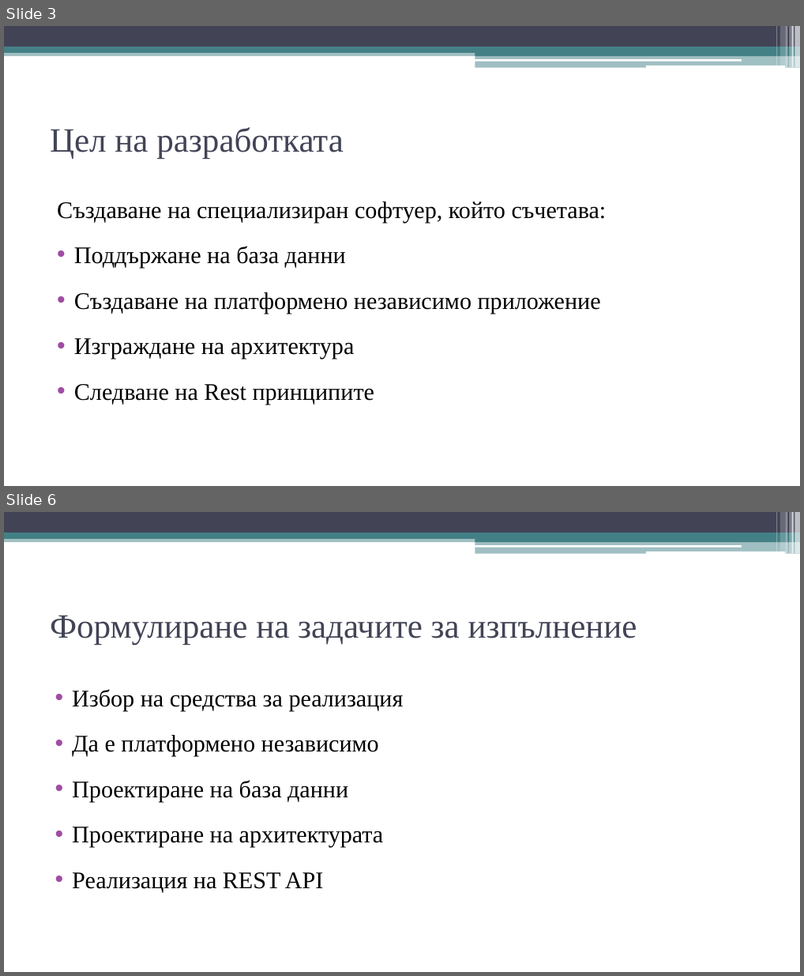
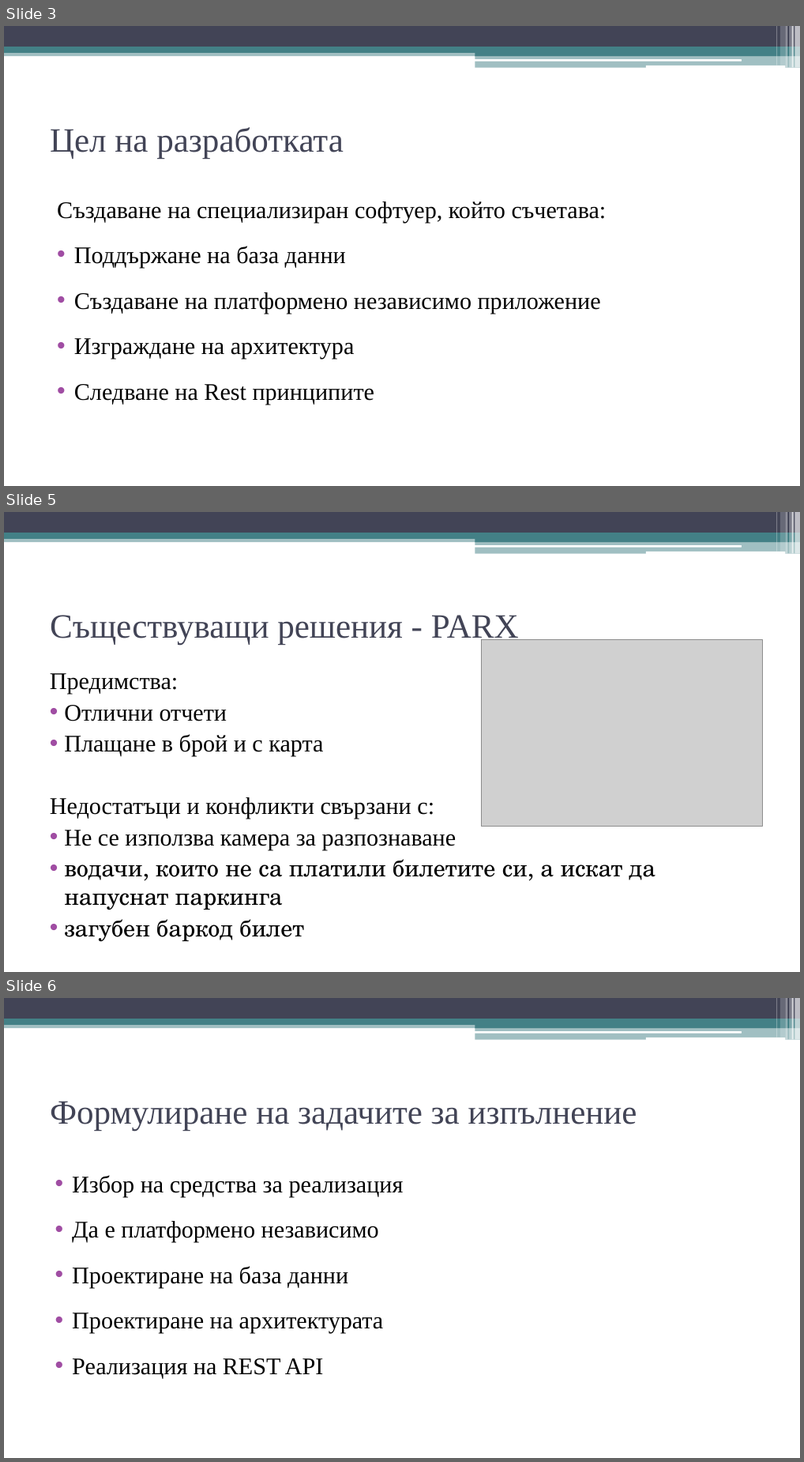
Before and after one commit to rosen1997/ParkingSystem, a slide deck: DiplomnaDoc/presentation.ppt. Shown one above the other, each under a label of ours: slides 3 and 6 before the commit, slides 3, 5 and 6 after it; the slides between them are not shown. The pictures are 804x976 and 804x1462 pixels, drawn with LibreOffice and Linux fonts; fonts in the diff are those of the drawing; grey boxes stand for pictures. Boxes give left, top, right and bottom in pixels: in the first picture for what was removed or moved away, otherwise in the second. Text is boxed around its words. In the diff, an @@ line names an element or a change of style, - is before the commit and + after.

```diff
--- a/DiplomnaDoc/presentation.ppt
+++ b/DiplomnaDoc/presentation.ppt
@@ slide 5 added at [4,512,800,972], background #FFFFFF; not listed: 13 template elements that a slide beside it also shows @@
@@ title added at [50,615,519,645], 40 pt, text #424456 @@
+Съществуващи решения - PARX
@@ picture added at [482,639,762,826] @@
@@ text added at [50,673,656,942], 28 pt, text #000000 @@
+Предимства:
+• Отлични отчети
+• Плащане в брой и с карта
+Недостатъци и конфликти свързани с:
+• Не се използва камера за разпознаване
+• водачи, които не са платили билетите си, а искат да напуснат паркинга
+• загубен баркод билет
```
Also in this commit, not shown: 1 other slide added, 2 slides removed.
